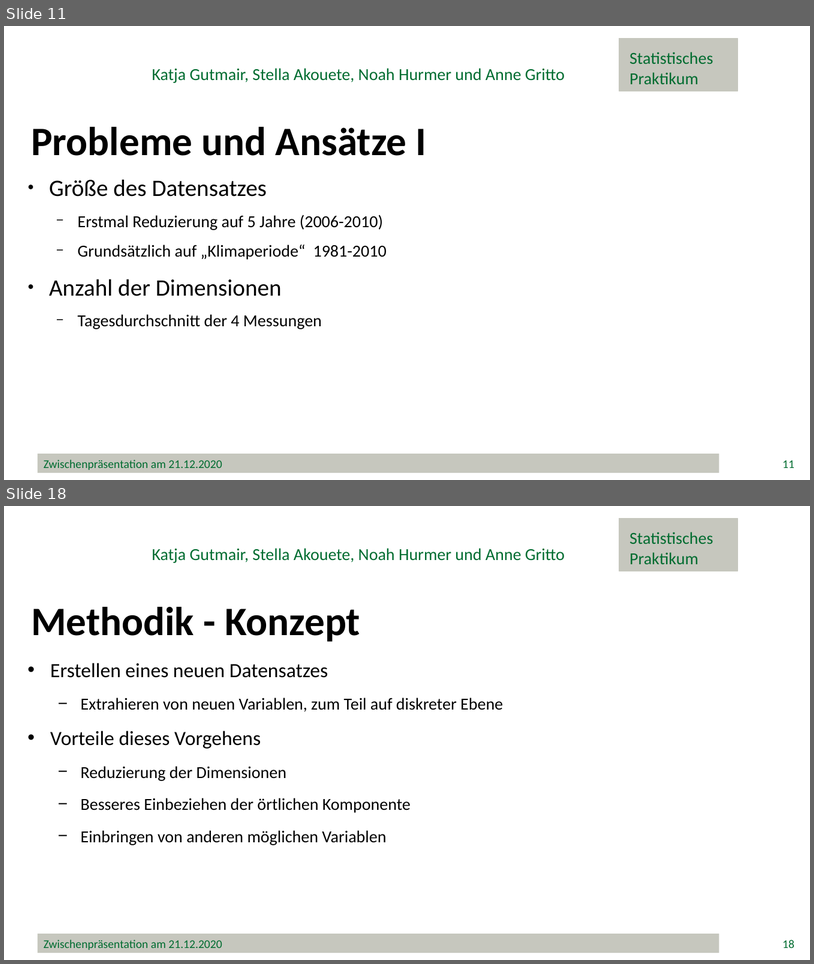
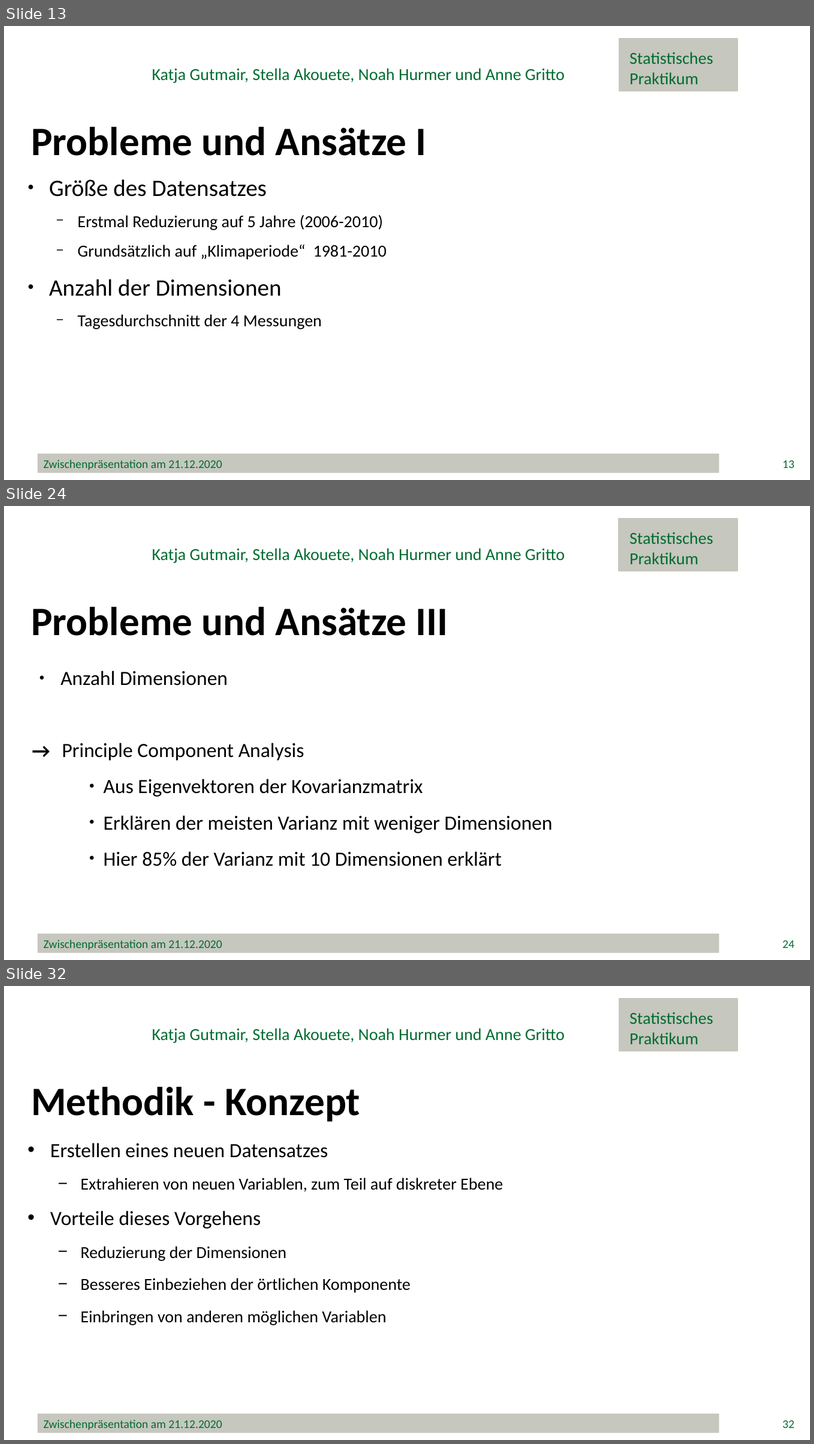
Before and after one commit to minimops/weatherFrog, a slide deck: ppt/Zwischenpraesentation_v1.1.pptx. Shown one above the other, each under a label of ours: slides 11 and 18 before the commit, slides 13, 24 and 32 after it; the slides between them are not shown. The pictures are 814x964 and 814x1444 pixels, drawn with LibreOffice and Linux fonts; fonts in the diff are those of the drawing; background and template pictures are left out. Boxes give left, top, right and bottom in pixels: in the first picture for what was removed or moved away, otherwise in the second. Text is boxed around its words. In the diff, an @@ line names an element or a change of style, - is before the commit and + after.

```diff
--- a/ppt/Zwischenpraesentation_v1.1.pptx
+++ b/ppt/Zwischenpraesentation_v1.1.pptx
@@ slide 24 added at <box>4,506,810,960</box>, background #FFFFFF @@
@@ rectangle added at <box>619,519,738,571</box>, fill #C6C7BE, outline #C6C7BE 1 pt @@
@@ text added at <box>630,532,714,564</box>, 20 pt, text #006C30 @@
+Statistisches
+Praktikum
@@ text added at <box>152,548,565,563</box>, 20 pt, text #006C30 @@
+Katja Gutmair, Stella Akouete, Noah Hurmer und Anne Gritto
@@ text added at <box>31,607,449,636</box>, 48 pt, text #000000, bold @@
+Probleme und Ansätze III
@@ text added at <box>60,670,552,866</box>, 24 pt, text #000000 @@
+● Anzahl Dimensionen
+Principle Component Analysis
+        ● Aus Eigenvektoren der Kovarianzmatrix
+        ● Erklären der meisten Varianz mit weniger Dimensionen
+        ● Hier 85% der Varianz mit 10 Dimensionen erklärt
@@ text added at <box>26,734,62,764</box>, 24 pt, text #000000, bold @@
+→
@@ rectangle added at <box>38,933,720,952</box>, fill #C6C7BE, 14 pt, text #006C30 @@
+Zwischenpräsentation am 21.12.2020
@@ page number added at <box>783,940,795,948</box>, 14 pt, text #006C30 @@
+24
@@ what was slide 11 is now slide 13 @@
@@ page number at <box>783,460,795,468</box>: text changed @@
-11
+13
@@ what was slide 18 is now slide 32 @@
@@ page number at <box>783,1420,795,1428</box>: text changed @@
-18
+32
```
Also in this commit, not shown: 14 slides changed, 24 other slides added.
